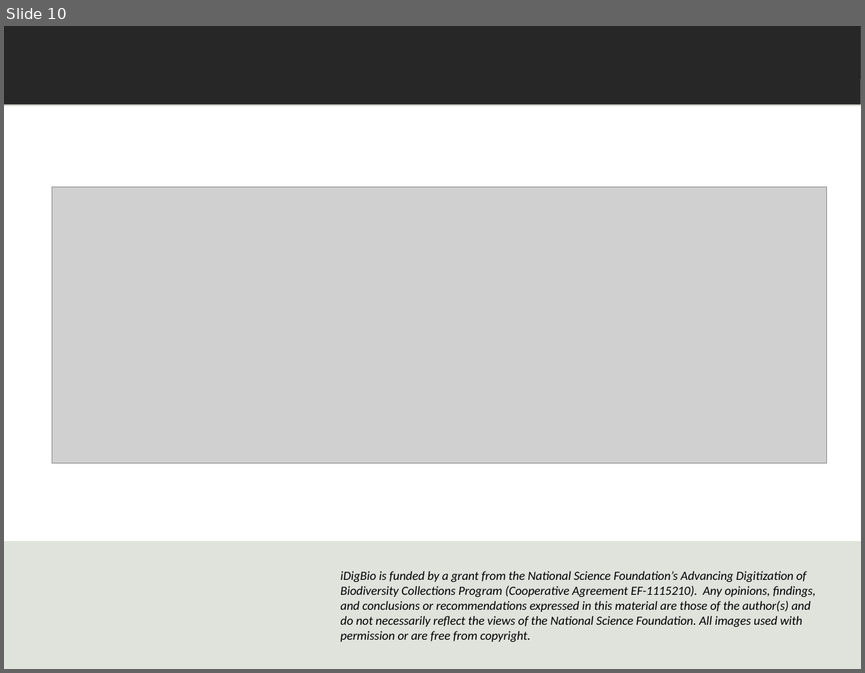
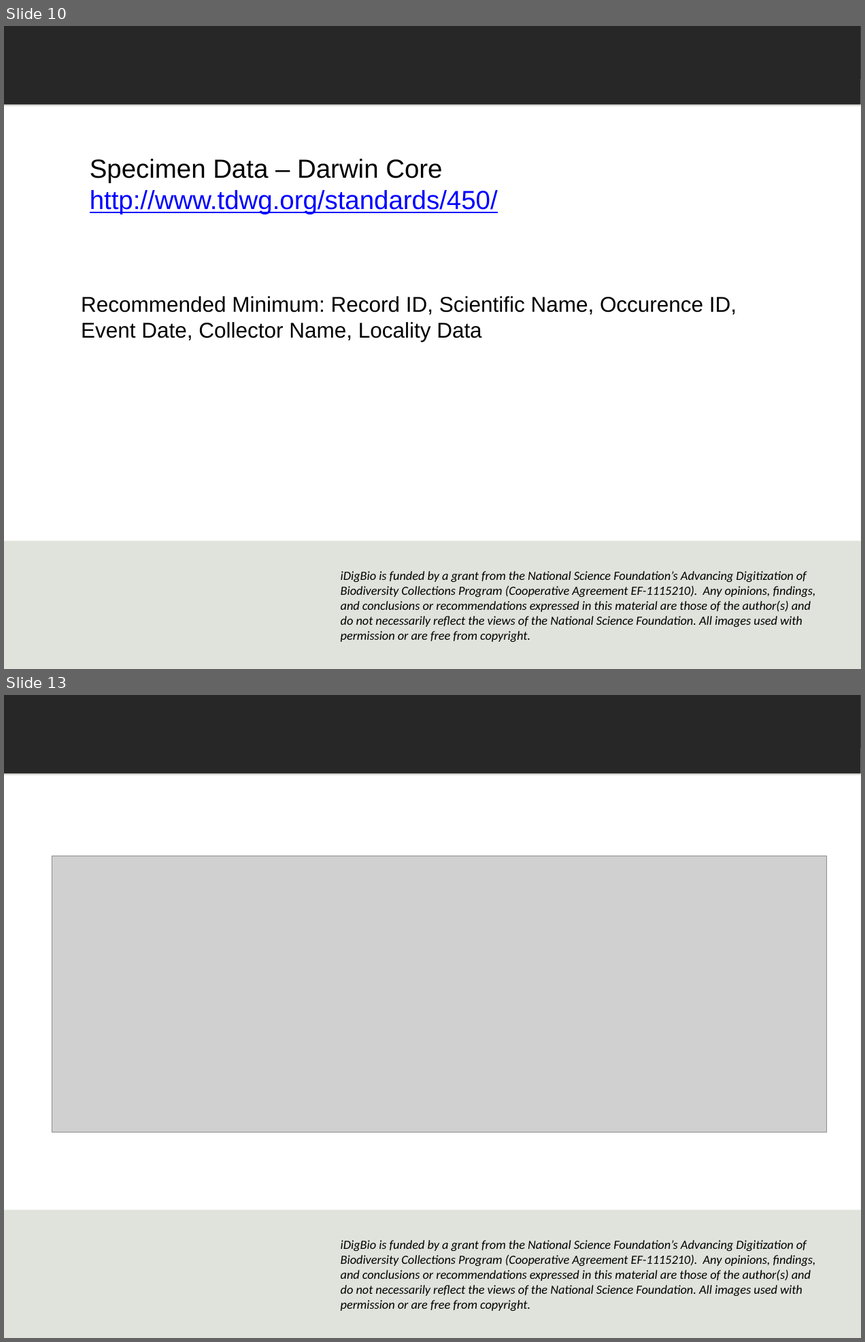
Before and after one commit to danstoner/idigbio-scratch, a slide deck: Dan_CYWG_2014.pptx. Shown one above the other, each under a label of ours: slide 10 before the commit, slides 10 and 13 after it; the slides between them are not shown. The pictures are 865x673 and 865x1342 pixels, drawn with LibreOffice and Linux fonts; fonts in the diff are those of the drawing; grey boxes stand for pictures; background and template pictures are left out. Boxes give left, top, right and bottom in pixels: in the first picture for what was removed or moved away, otherwise in the second. Text is boxed around its words. In the diff, an @@ line names an element or a change of style, - is before the commit and + after.

```diff
--- a/Dan_CYWG_2014.pptx
+++ b/Dan_CYWG_2014.pptx
@@ slide 10 added at box(4, 26, 861, 669), background #E0E2DC; not listed: 4 template elements that a slide beside it also shows @@
@@ text added at box(90, 159, 498, 214), 22 pt, text #0000FF, underline @@
+Specimen Data – Darwin Core
+http://www.tdwg.org/standards/450/
@@ text added at box(81, 296, 736, 342), 18 pt, text #000000 @@
+Recommended Minimum: Record ID, Scientific Name, Occurence ID,
+Event Date, Collector Name, Locality Data
@@ what was slide 10 is now slide 13 @@
```
Also in this commit, not shown: 3 slides changed, 3 other slides added, 1 slide removed.
